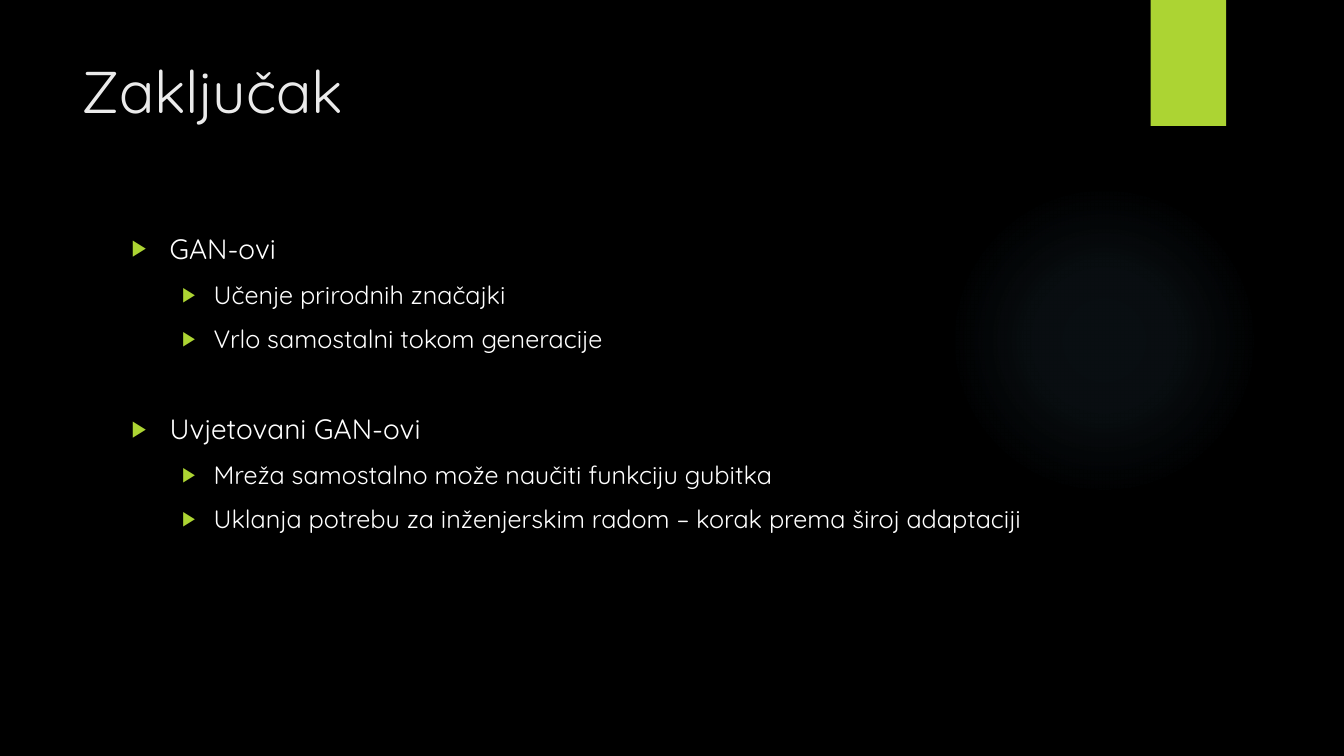
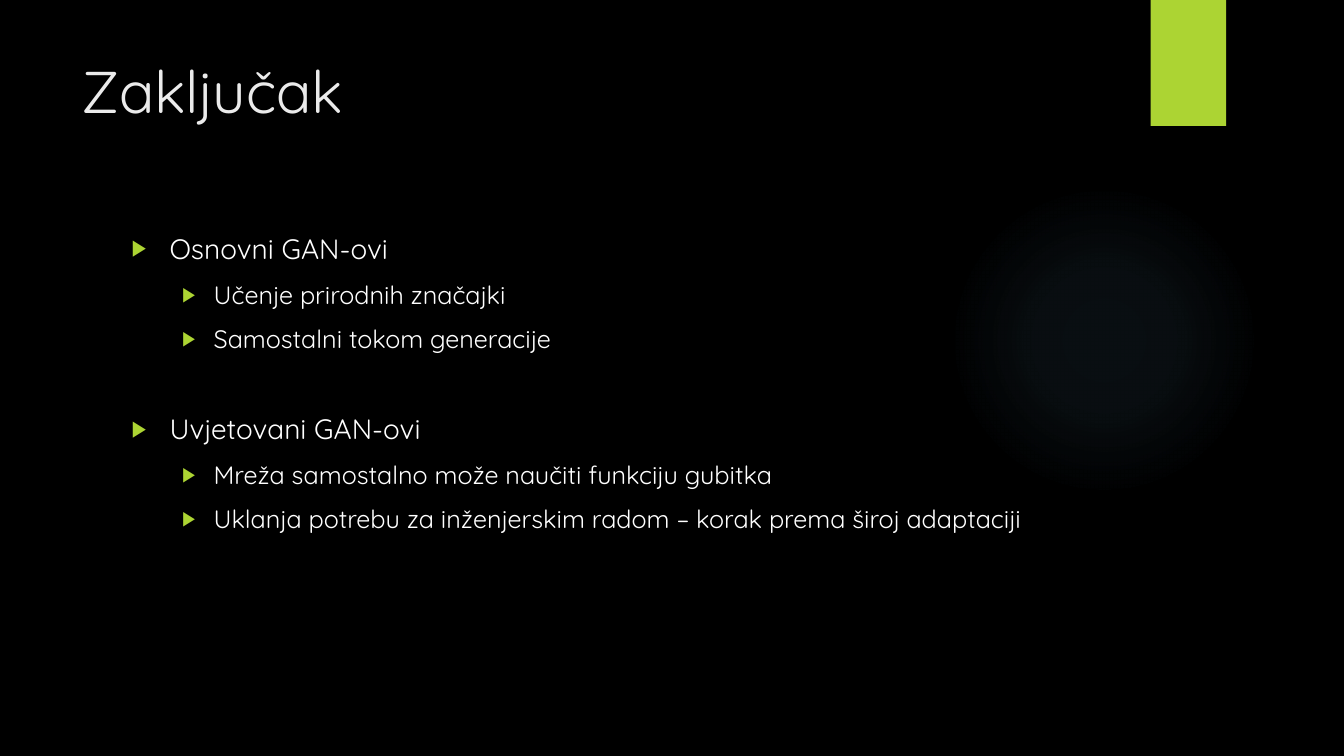
Before and after one commit to v-silverfin/fer-graduate-seminar, a slide deck: slide 25 of kvukic-seminar-presentation-2018.pptx. Drawn at 1344x756 pixels with LibreOffice and Linux fonts; fonts in the diff are those of the drawing; background and template pictures are left out. Boxes give left, top, right and bottom in pixels: in the first picture for what was removed or moved away, otherwise in the second. Text is boxed around its words. In the diff, an @@ line names an element or a change of style, - is before the commit and + after.

```diff
--- a/kvukic-seminar-presentation-2018.pptx
+++ b/kvukic-seminar-presentation-2018.pptx
@@ text at (170,239,388,260): text changed @@
-▶ GAN-ovi
+▶ Osnovni GAN-ovi
@@ text at (214,329,551,353): text changed @@
-  ▶ Vrlo samostalni tokom generacije
+  ▶ Samostalni tokom generacije
```
Also in this commit, not shown: 4 other slides changed, 1 slide added, 1 slide removed.
